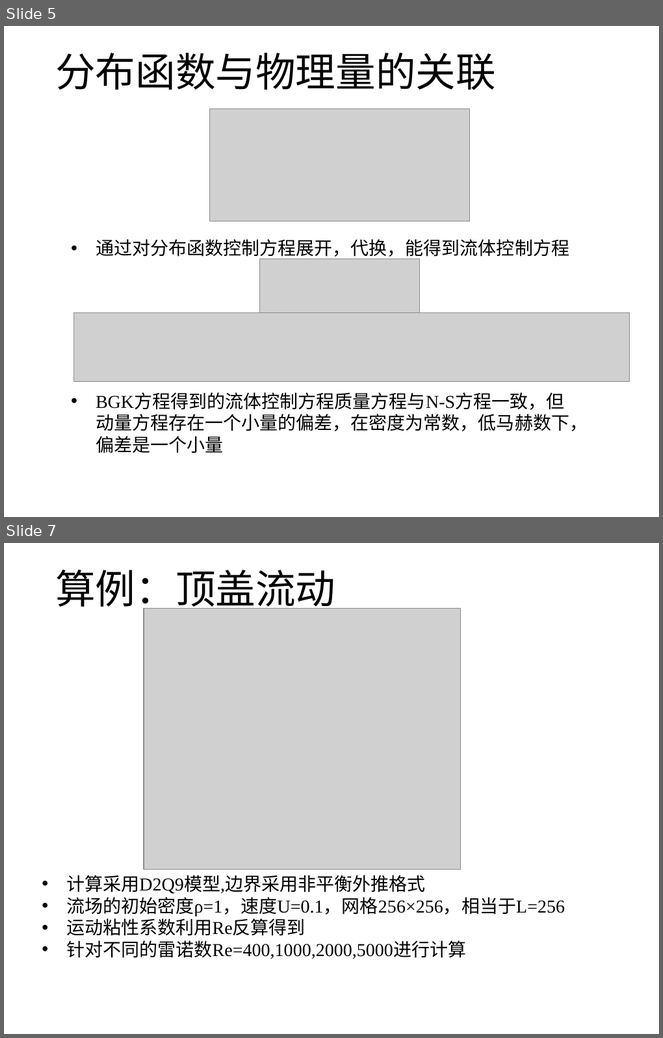
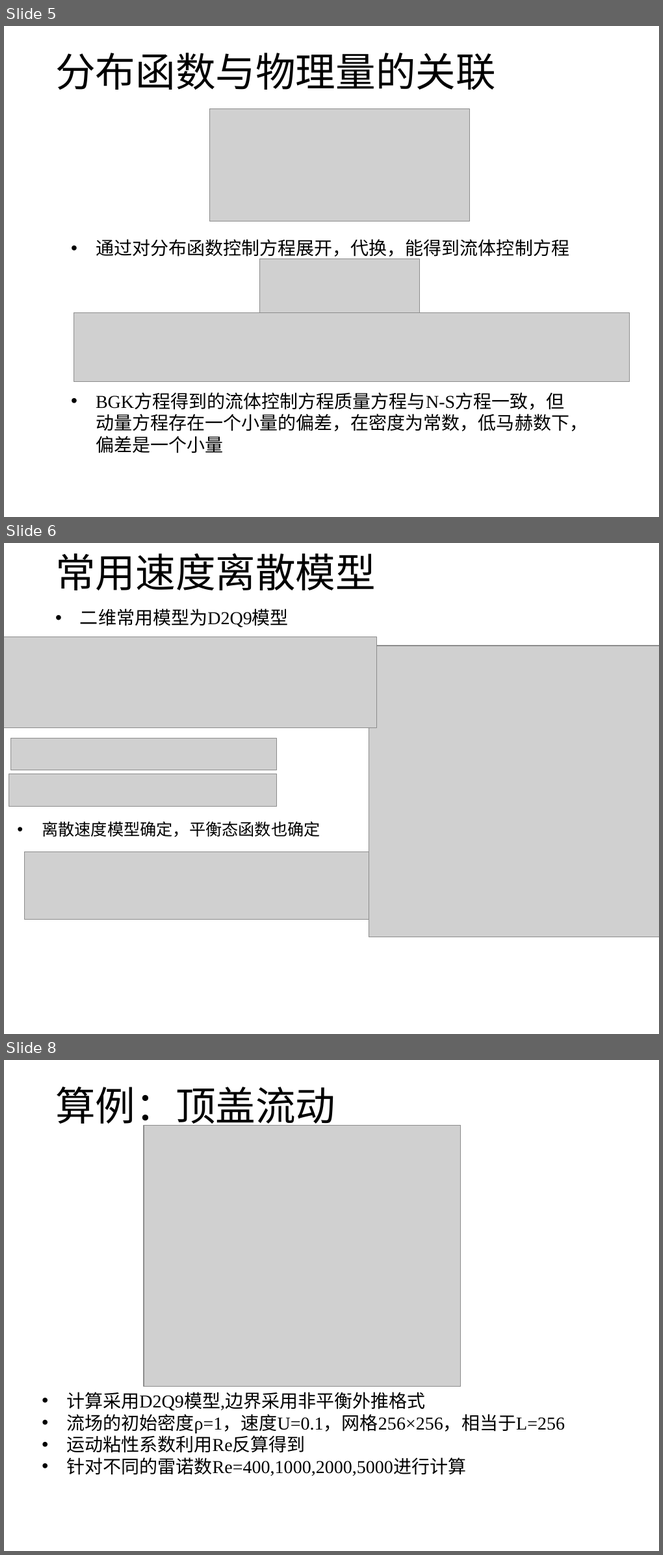
Before and after one commit to hohiroki/homework, a slide deck: NO2/bolzmann.pptx. Shown one above the other, each under a label of ours: slides 5 and 7 before the commit, slides 5, 6 and 8 after it; the slides between them are not shown. The pictures are 663x1038 and 663x1555 pixels, drawn with LibreOffice and Linux fonts; fonts in the diff are those of the drawing; grey boxes stand for pictures. Boxes give left, top, right and bottom in pixels: in the first picture for what was removed or moved away, otherwise in the second. Text is boxed around its words. In the diff, an @@ line names an element or a change of style, - is before the commit and + after.

```diff
--- a/NO2/bolzmann.pptx
+++ b/NO2/bolzmann.pptx
@@ slide 6 added at [4, 543, 659, 1034], background #FFFFFF @@
@@ title added at [55, 553, 376, 590], 44 pt, text #000000 @@
+常用速度离散模型
@@ text added at [80, 609, 289, 627], 20 pt, text #000000 @@
+• 二维常用模型为D2Q9模型
@@ picture added at [4, 637, 377, 728] @@
@@ picture added at [369, 646, 659, 938] @@
@@ picture added at [10, 738, 276, 771] @@
@@ picture added at [9, 774, 277, 806] @@
@@ text added at [42, 821, 320, 837], 18 pt, text #000000 @@
+• 离散速度模型确定，平衡态函数也确定
@@ picture added at [24, 852, 369, 919] @@
@@ what was slide 7 is now slide 8 @@
```
Also in this commit, not shown: 1 slide changed, 2 other slides added, 1 other file.
